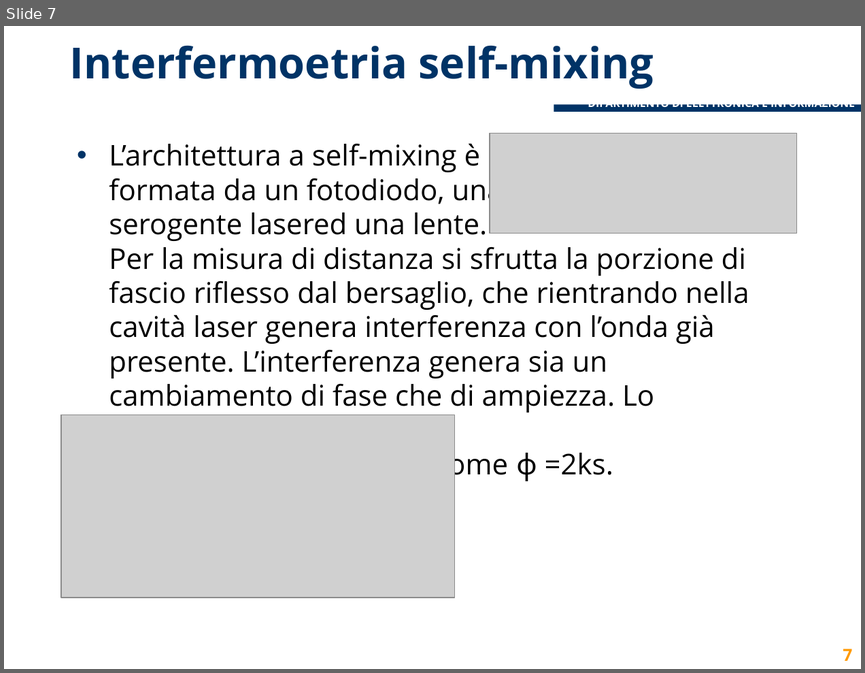
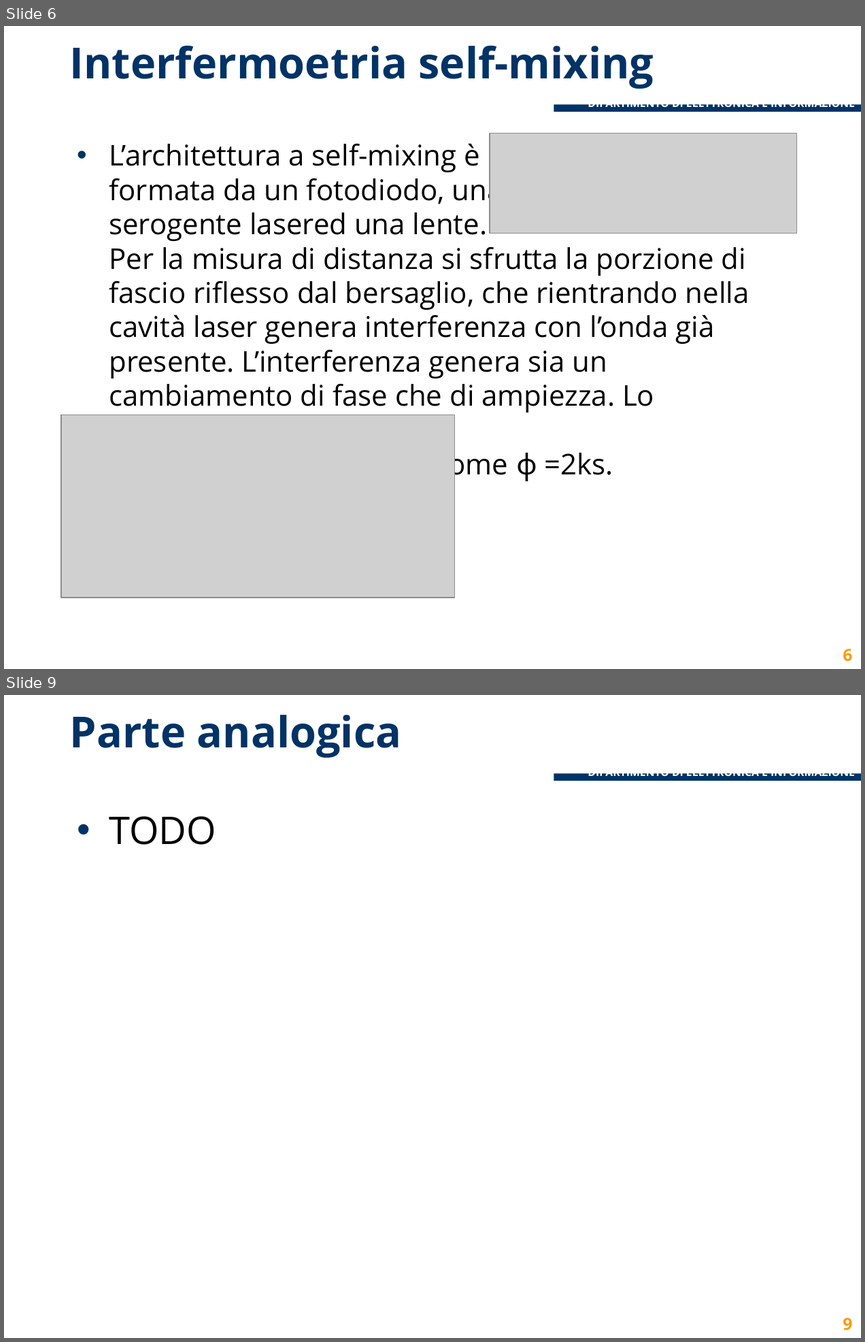
Before and after one commit to lcavagnispolimi/thesis_latex, a slide deck: Presentazione standard2.pptx. Shown one above the other, each under a label of ours: slide 7 before the commit, slides 6 and 9 after it; the slides between them are not shown. The pictures are 865x673 and 865x1342 pixels, drawn with LibreOffice and Linux fonts; fonts in the diff are those of the drawing; grey boxes stand for pictures; background and template pictures are left out. Boxes give left, top, right and bottom in pixels: in the first picture for what was removed or moved away, otherwise in the second. Text is boxed around its words. In the diff, an @@ line names an element or a change of style, - is before the commit and + after.

```diff
--- a/Presentazione standard2.pptx
+++ b/Presentazione standard2.pptx
@@ slide 9 added at (4,695,861,1338), background #FFFFFF; not listed: 2 template elements that a slide beside it also shows @@
@@ title added at (70,715,402,758), 36 pt, text #003366, bold @@
+Parte analogica
@@ text added at (109,816,216,845), 32 pt, text #000000 @@
+• TODO
@@ page number added at (842,1317,852,1330), 14 pt, text #FF9900, bold @@
+9
@@ what was slide 7 is now slide 6 @@
@@ page number at (842,648,852,661): text changed @@
-7
+6
```
Also in this commit, not shown: 2 slides changed, 13 other slides added, 1 other file.
